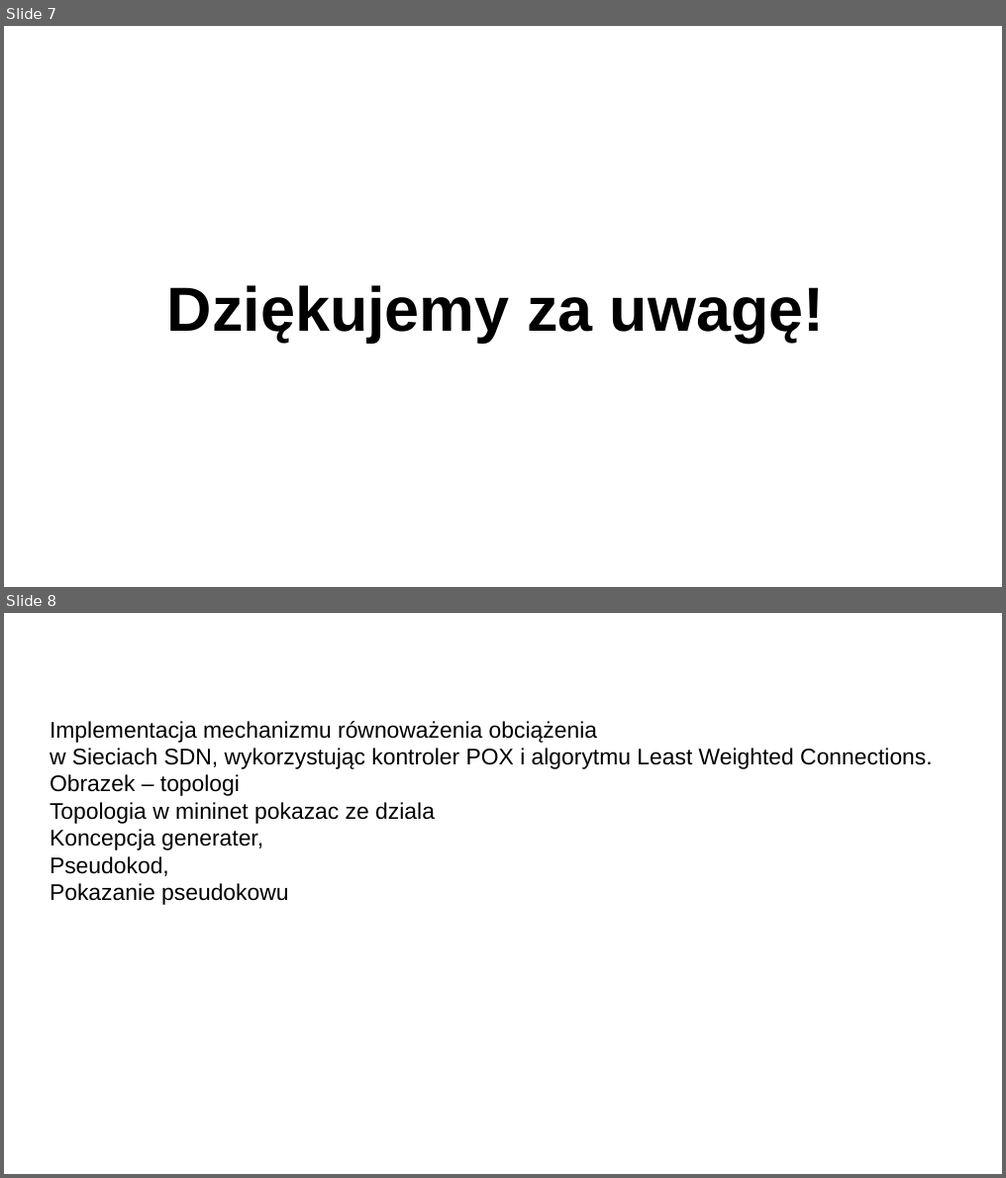
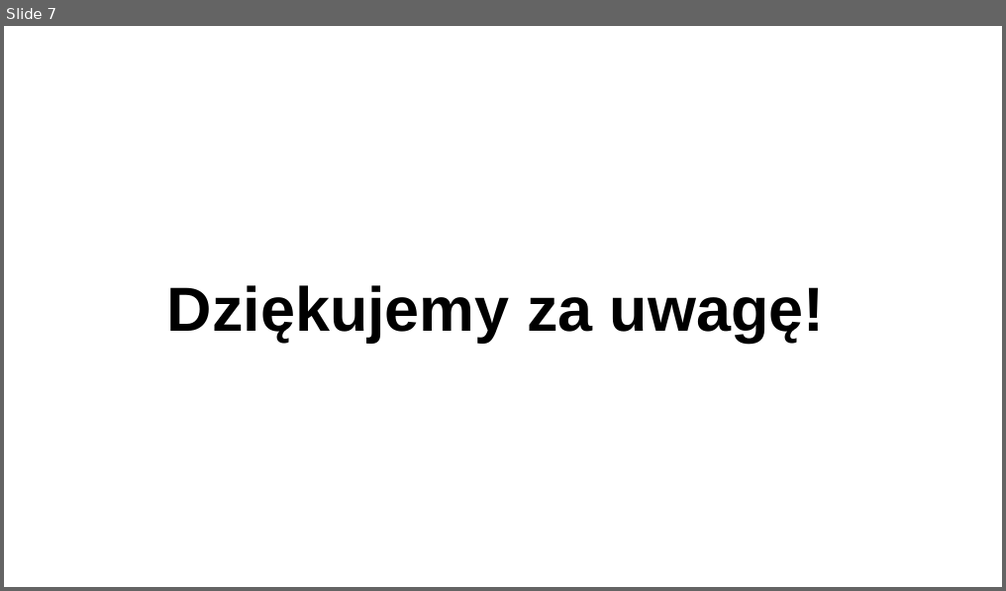
Before and after one commit to rafixon/SSP_Proj_SRK, a slide deck: prezi_ssp.pptx. Shown one above the other, each under a label of ours: slides 7 and 8 before the commit, slide 7 after it. The pictures are 1006x1178 and 1006x591 pixels, drawn with LibreOffice and Linux fonts; fonts in the diff are those of the drawing; background and template pictures are left out. Boxes give left, top, right and bottom in pixels: in the first picture for what was removed or moved away, otherwise in the second. Text is boxed around its words. In the diff, an @@ line names an element or a change of style, - is before the commit and + after.

```diff
--- a/prezi_ssp.pptx
+++ b/prezi_ssp.pptx
@@ slide 8 removed at (x1=4, y1=613, x2=1002, y2=1174), background picture (left out) @@
@@ text removed at (x1=50, y1=721, x2=932, y2=905) @@
-Implementacja mechanizmu równoważenia obciążenia
-w Sieciach SDN, wykorzystując kontroler POX i algorytmu Least Weighted Connections.
-Obrazek – topologi
-Topologia w mininet pokazac ze dziala
-Koncepcja generater,
-Pseudokod,
-Pokazanie pseudokowu
```
